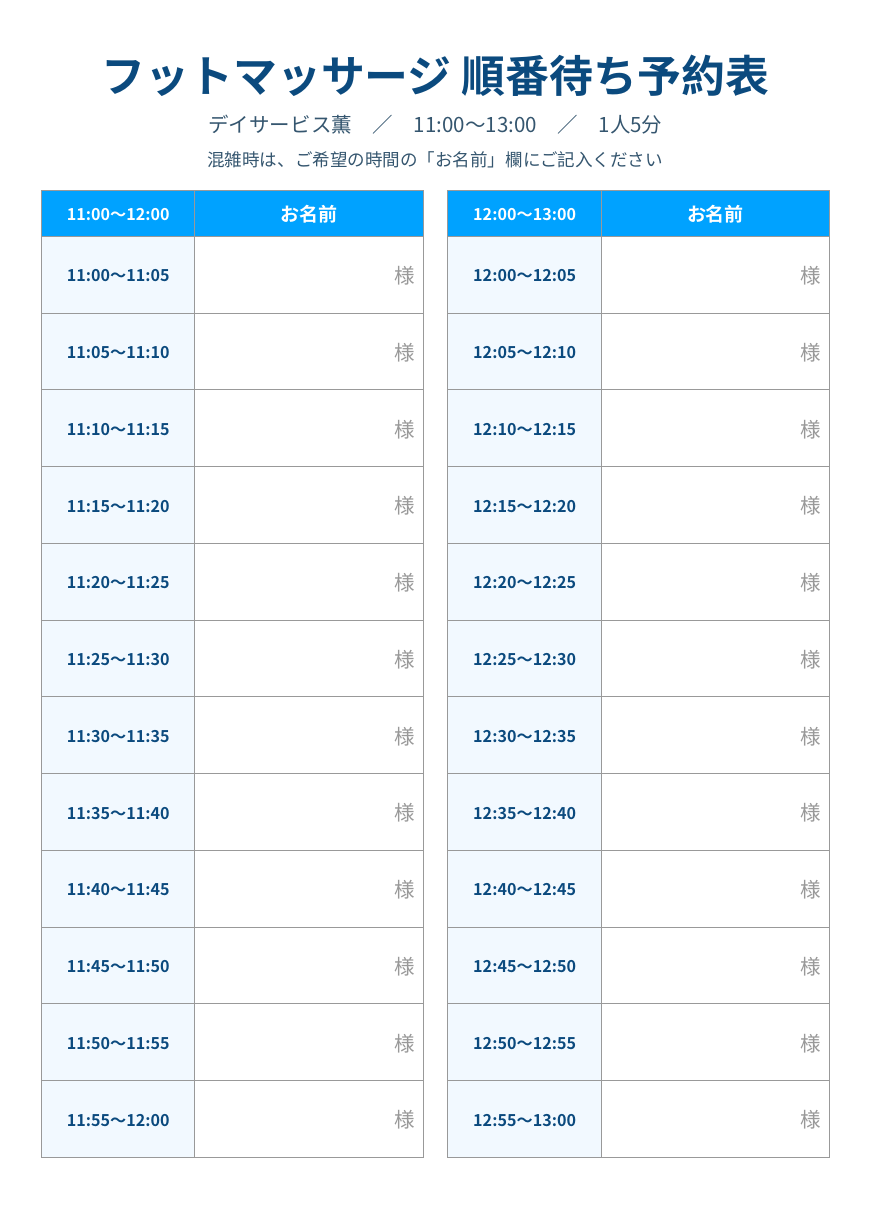
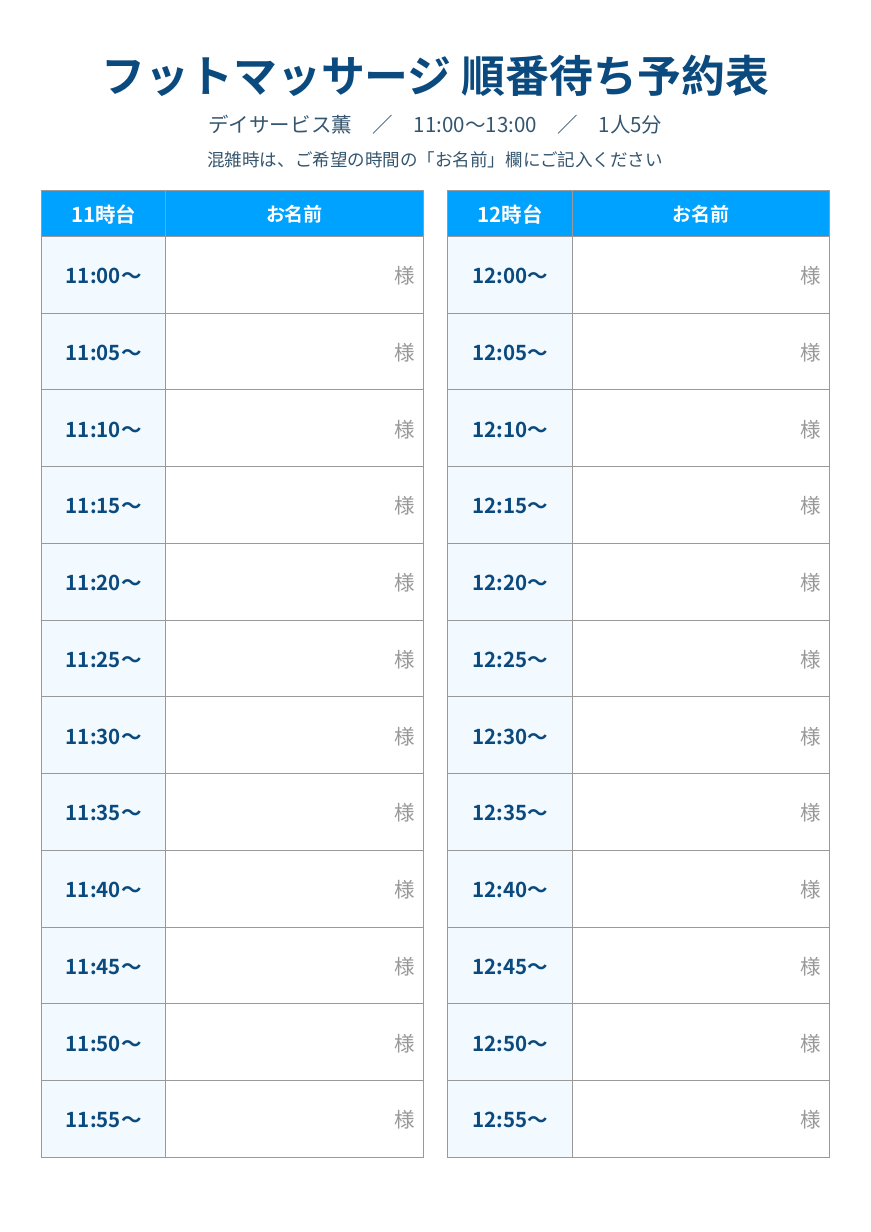
Before and after one commit to goldenglow1991-bot/goldenglow1991-bot.github.io, a slide deck: slide 1 of pop/yoyaku.pptx. Drawn at 871x1232 pixels with LibreOffice and Linux fonts; fonts in the diff are those of the drawing. Boxes give left, top, right and bottom in pixels: in the first picture for what was removed or moved away, otherwise in the second. Text is boxed around its words. In the diff, an @@ line names an element or a change of style, - is before the commit and + after.

```diff
--- a/pop/yoyaku.pptx
+++ b/pop/yoyaku.pptx
@@ table at (x1=41, y1=191, x2=422, y2=1156) @@
-row 1, column 1: 11:00〜12:00
+row 1, column 1: 11時台
-row 2, column 1: 11:00〜11:05
+row 2, column 1: 11:00〜
-row 3, column 1: 11:05〜11:10
+row 3, column 1: 11:05〜
-row 4, column 1: 11:10〜11:15
+row 4, column 1: 11:10〜
-row 5, column 1: 11:15〜11:20
+row 5, column 1: 11:15〜
-row 6, column 1: 11:20〜11:25
+row 6, column 1: 11:20〜
-row 7, column 1: 11:25〜11:30
+row 7, column 1: 11:25〜
-row 8, column 1: 11:30〜11:35
+row 8, column 1: 11:30〜
-row 9, column 1: 11:35〜11:40
+row 9, column 1: 11:35〜
-row 10, column 1: 11:40〜11:45
+row 10, column 1: 11:40〜
-row 11, column 1: 11:45〜11:50
+row 11, column 1: 11:45〜
-row 12, column 1: 11:50〜11:55
+row 12, column 1: 11:50〜
-row 13, column 1: 11:55〜12:00
+row 13, column 1: 11:55〜
@@ table at (x1=448, y1=191, x2=829, y2=1156) @@
-row 1, column 1: 12:00〜13:00
+row 1, column 1: 12時台
-row 2, column 1: 12:00〜12:05
+row 2, column 1: 12:00〜
-row 3, column 1: 12:05〜12:10
+row 3, column 1: 12:05〜
-row 4, column 1: 12:10〜12:15
+row 4, column 1: 12:10〜
-row 5, column 1: 12:15〜12:20
+row 5, column 1: 12:15〜
-row 6, column 1: 12:20〜12:25
+row 6, column 1: 12:20〜
-row 7, column 1: 12:25〜12:30
+row 7, column 1: 12:25〜
-row 8, column 1: 12:30〜12:35
+row 8, column 1: 12:30〜
-row 9, column 1: 12:35〜12:40
+row 9, column 1: 12:35〜
-row 10, column 1: 12:40〜12:45
+row 10, column 1: 12:40〜
-row 11, column 1: 12:45〜12:50
+row 11, column 1: 12:45〜
-row 12, column 1: 12:50〜12:55
+row 12, column 1: 12:50〜
-row 13, column 1: 12:55〜13:00
+row 13, column 1: 12:55〜
```
